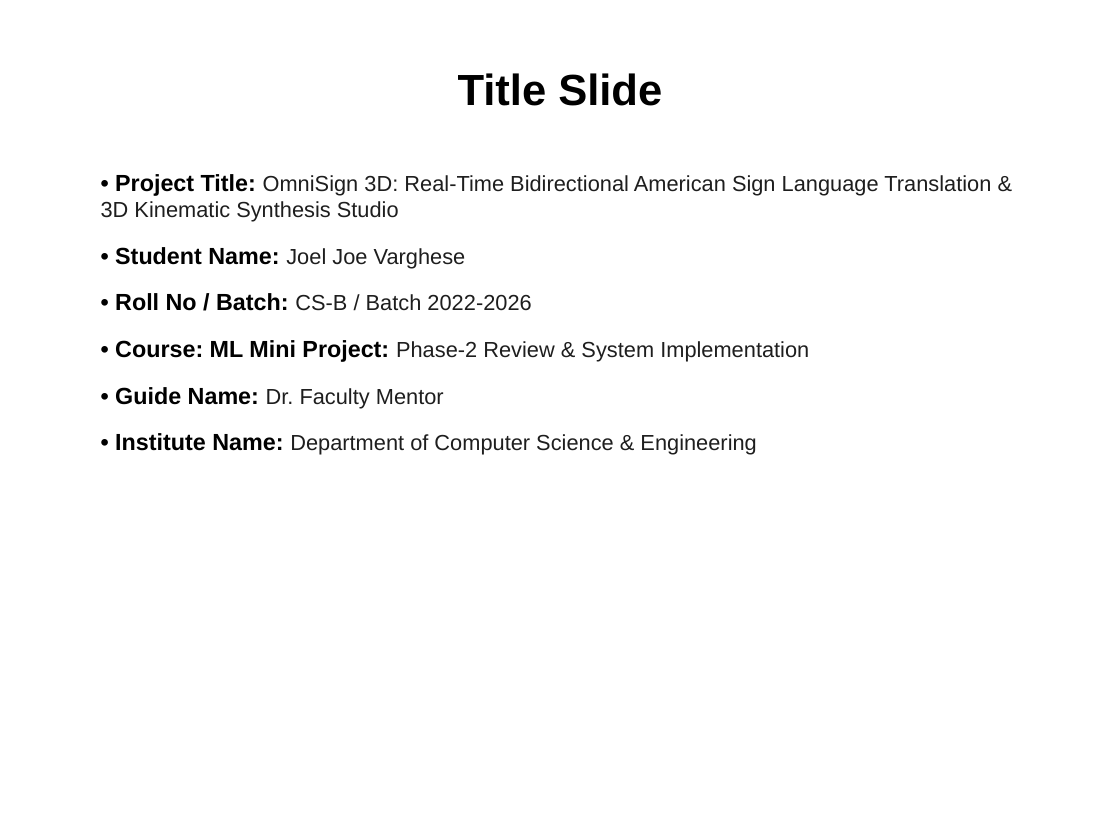
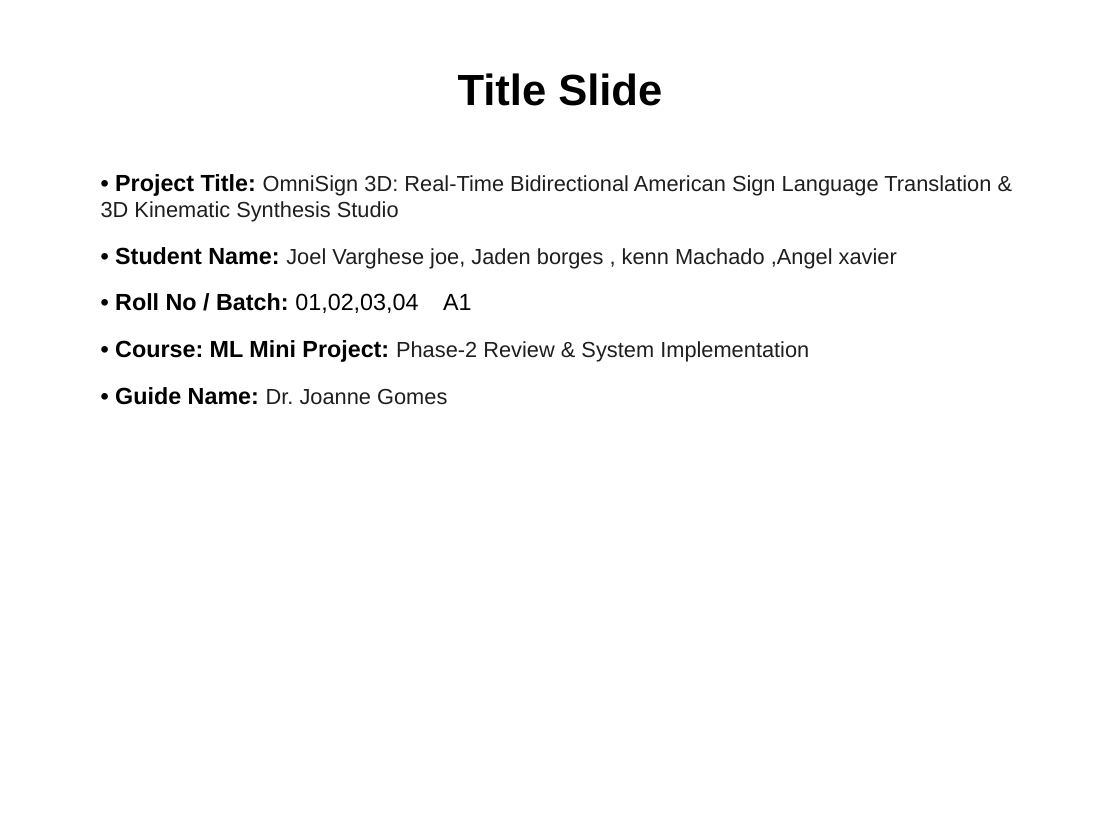
Before and after one commit to joelvarghese023-ship-it/ASL-translator, a slide deck: slide 1 of OmniSign_3D_Phase2_Official_Template.pptx. Drawn at 1120x840 pixels with LibreOffice and Linux fonts; fonts in the diff are those of the drawing. Boxes give left, top, right and bottom in pixels: in the first picture for what was removed or moved away, otherwise in the second. Text is boxed around its words. In the diff, an @@ line names an element or a change of style, - is before the commit and + after.

```diff
--- a/OmniSign_3D_Phase2_Official_Template.pptx
+++ b/OmniSign_3D_Phase2_Official_Template.pptx
@@ text at [115, 247, 897, 313]: text changed @@
-• Student Name: Joel Joe Varghese
-• Roll No / Batch: CS-B / Batch 2022-2026
+• Student Name: Joel Varghese joe, Jaden borges , kenn Machado ,Angel xavier
+• Roll No / Batch: 01,02,03,04 A1
@@ text at [115, 387, 447, 405]: text changed @@
-• Guide Name: Dr. Faculty Mentor
-• Institute Name: Department of Computer Science & Engineering
+• Guide Name: Dr. Joanne Gomes
```
Also in this commit, not shown: 2 other files.
